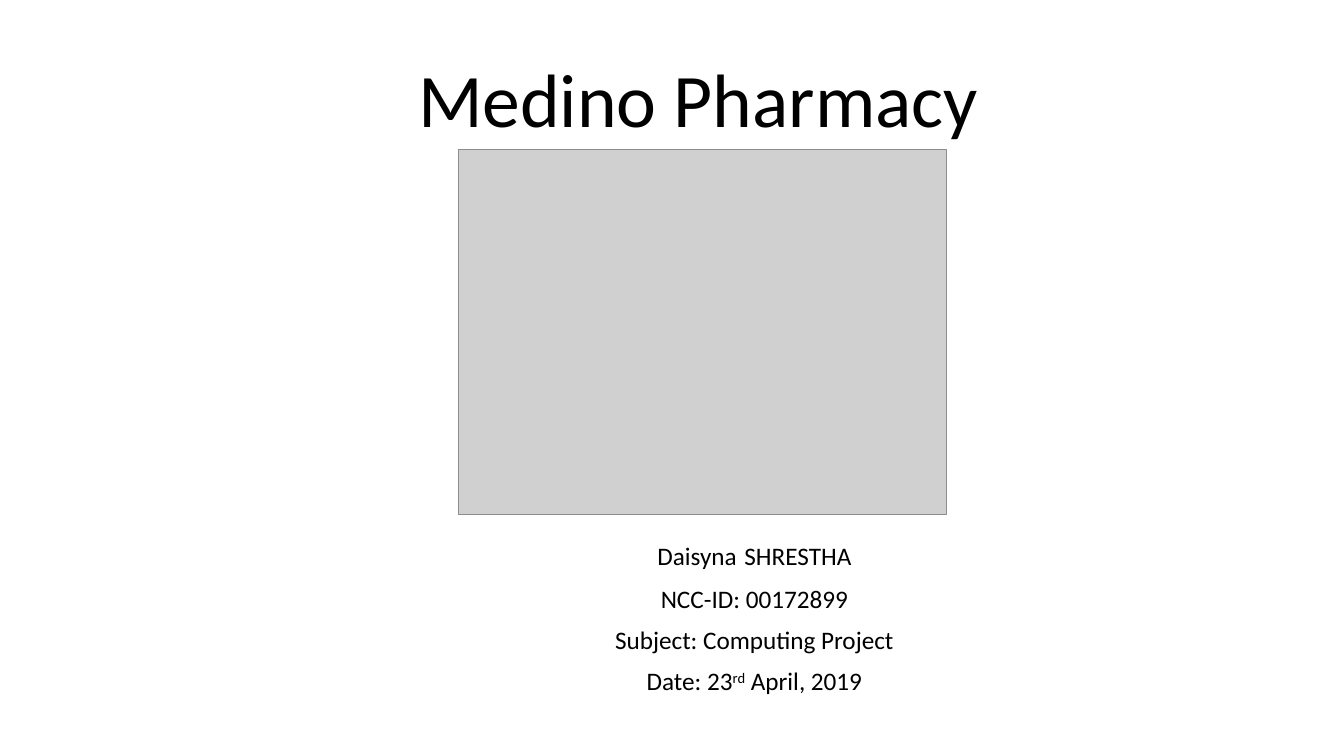
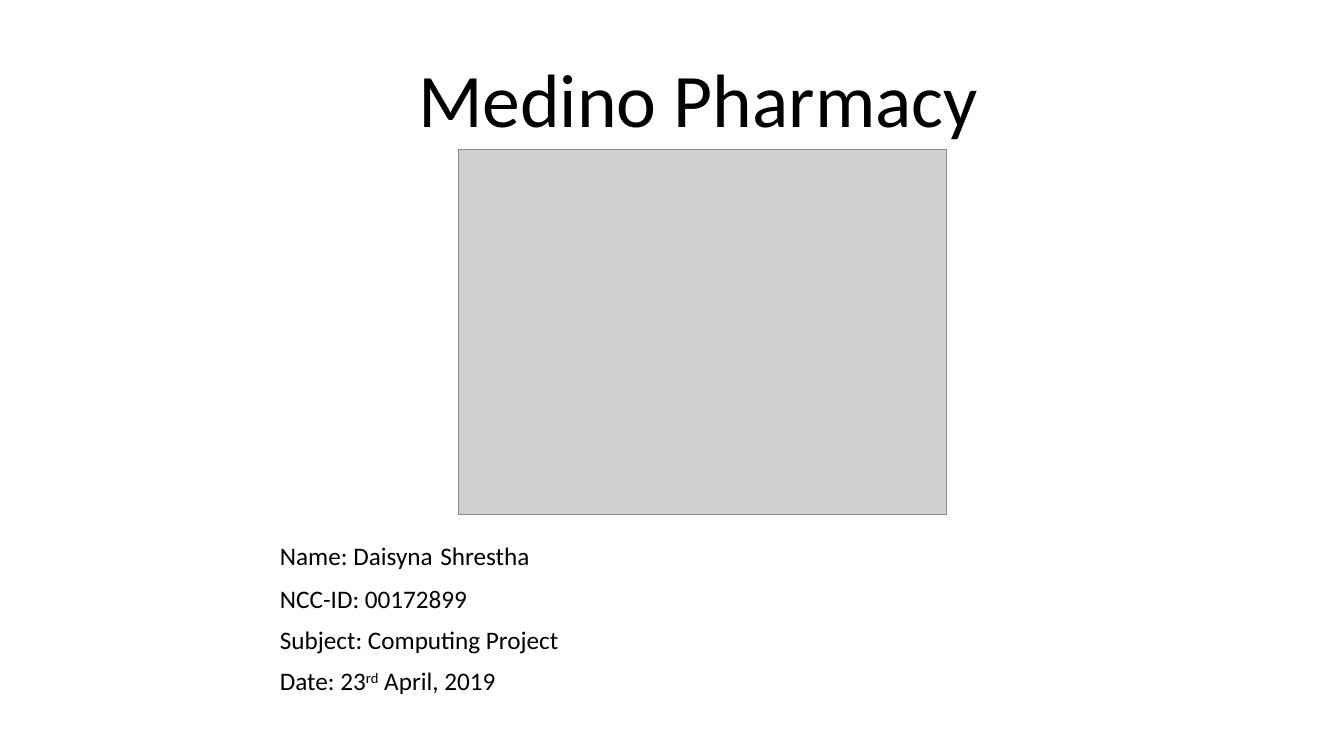
Before and after one commit to sdaisyna/PharmacyMS, a slide deck: slide 1 of Design/Medino Pharmacy.pptx. Drawn at 1344x756 pixels with LibreOffice and Linux fonts; fonts in the diff are those of the drawing; grey boxes stand for pictures. Boxes give left, top, right and bottom in pixels: in the first picture for what was removed or moved away, otherwise in the second. Text is boxed around its words. In the diff, an @@ line names an element or a change of style, - is before the commit and + after.

```diff
--- a/Design/Medino Pharmacy.pptx
+++ b/Design/Medino Pharmacy.pptx
@@ subtitle at [280,547,529,569]: text changed @@
-Daisyna SHRESTHA
+Name: Daisyna Shrestha
@@ subtitle at [280,590,558,694]: alignment centre to justified @@
```
Also in this commit, not shown: 15 other slides changed, 8 slides added, 12 slides removed, 2 other files.
